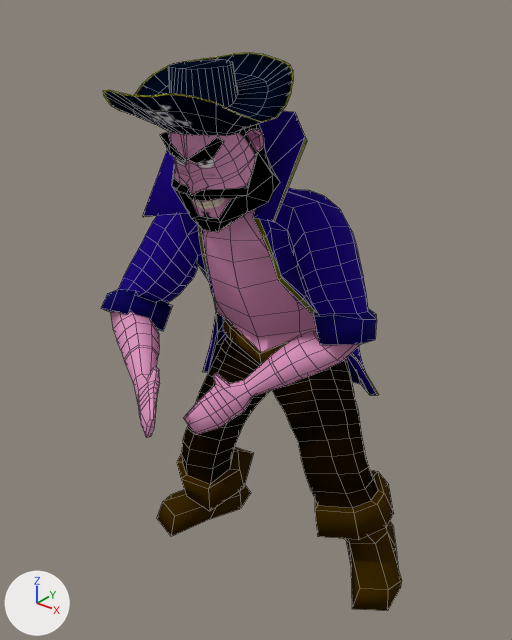
One commit to the OBJ model assets/Animacion/Pirata/Celebracion/PirataCelebracion_000208.obj: the scene before it, then after it.
One viewpoint serves both versions: a 50 mm camera at (4.76, -5.97, 7.21) aimed at (-0.01, 0.0, 3.51). Arrows for +X, +Y and +Z are at lower left; the lights stay in place. Mesh edges are drawn as thin lines. Where no turn or scale is listed for an object, it has been applied to the vertices.

Names of what the first picture shows: 'Pirata_PirataH'.
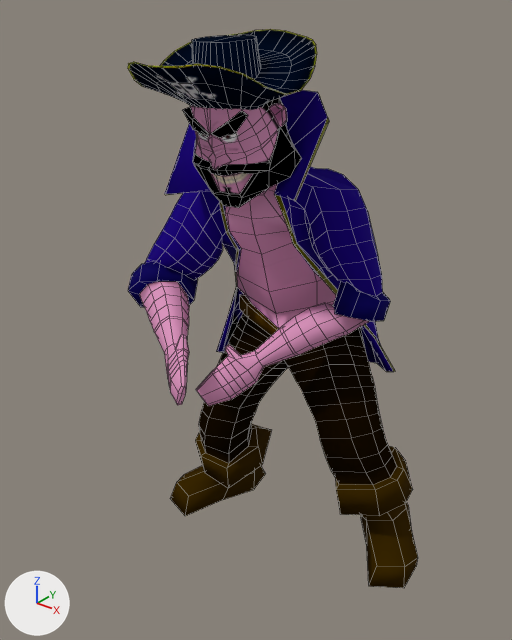
Edits to the scene script, one JSON object a line:
```json
{"block": "me_pirata_piratah", "where": "# used by ob_pirata_piratah; location = (0.0, 0.0, 0.0)"}
{"op": "remove", "block": "me_pirata_piratah", "code": "me_pirata_piratah.from_pydata(...)  # 1340 vertices, 1341 faces; spans x -1.73..2.06, y -2.05..1.52, z -0.02..6.47"}
{"op": "add", "block": "me_pirata_piratah", "code": "me_pirata_piratah.from_pydata(...)  # 1340 vertices, 1341 faces; spans x -1.79..2.02, y -1.61..2.06, z -0.05..6.68"}
{"block": "me_pirata_piratah", "change": "me_pirata_piratah part 1: the loose piece of 216 vertices spanning x -1.11..0.72, y -1.63..0.27, z 5.63..6.47 is scaled about its middle by 1.04, then moved by (-0.1, 0.47, 0.18)"}
{"block": "me_pirata_piratah", "change": "me_pirata_piratah part 2: 1124 of 1340 vertices moved; they spanned x -1.73..2.06, y -2.05..1.52, z -0.02..6.25 and now span x -1.79..2.02, y -1.61..2.06, z -0.05..6.44; mean shift (-0.1, 0.49, 0.11); largest move (-1.09, -0.75, 3.38) -> (-1.09, -0.14, 3.77)"}
```

What differs and where, as boxes (x1, y1, x2, y2) in the pictures (512 x 640 px; the box of a moved part takes in the faces that stretch with it):
```json
{"object": "Pirata_PirataH", "change": "reshaped", "before": [101, 53, 402, 611], "after": [128, 29, 418, 588]}
{"part": 1, "of": "me_pirata_piratah", "change": "moved or reshaped", "before": [103, 53, 294, 136], "after": [128, 29, 317, 110]}
{"part": 2, "of": "me_pirata_piratah", "change": "moved or reshaped", "before": [101, 111, 402, 611], "after": [128, 90, 418, 588]}
```
